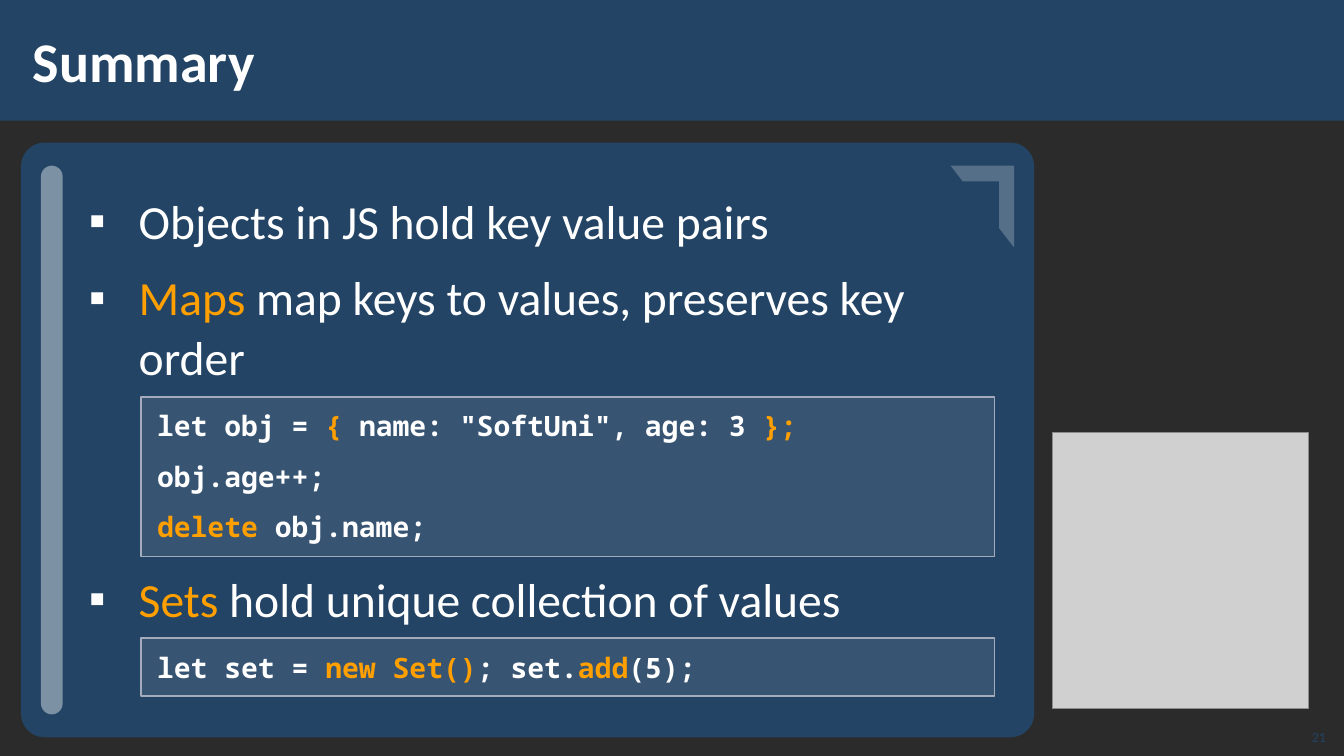
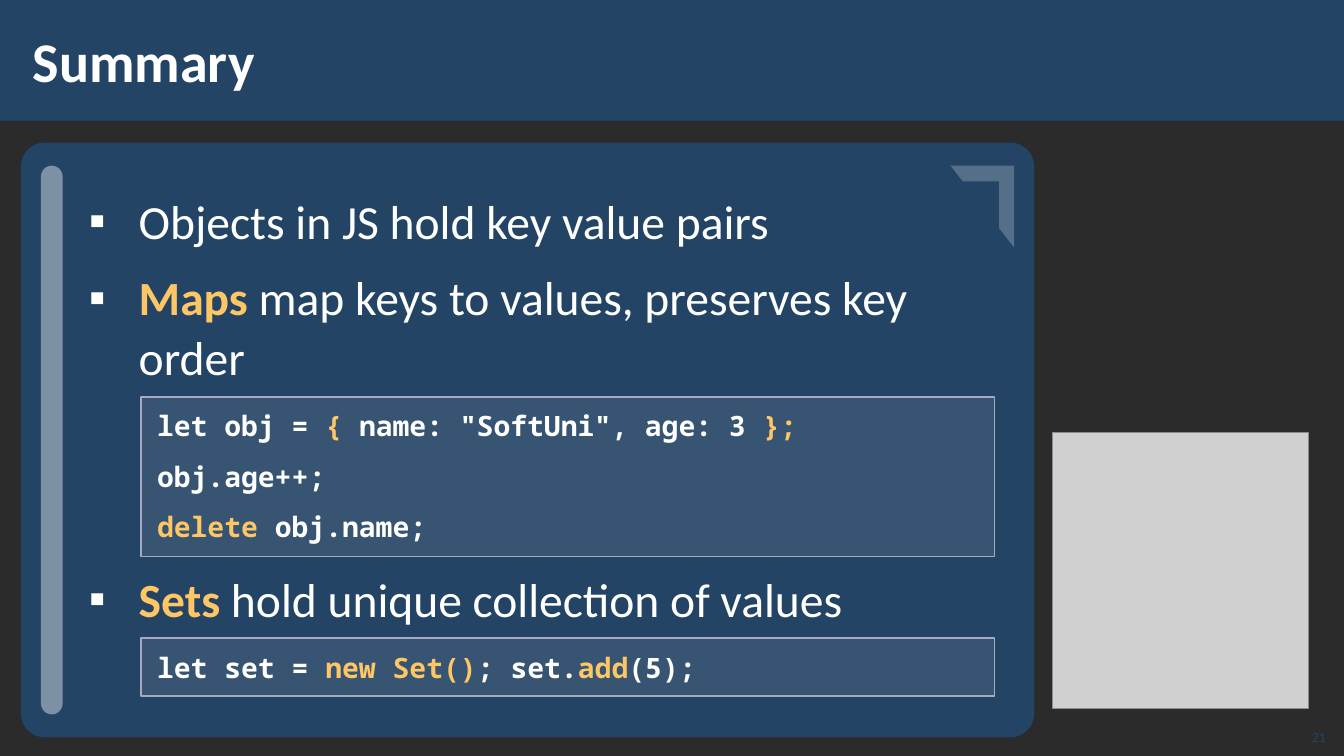
Before and after one commit to SoftUni/SoftUni-Course-Converter, a slide deck: slide 21 of Document-Templates/SoftUni-International-PowerPoint-Template-July-2020.pptx. Drawn at 1344x756 pixels with LibreOffice and Linux fonts; fonts in the diff are those of the drawing; grey boxes stand for pictures; background and template pictures are left out; a plain dark background stands for a picture behind light text. Boxes give left, top, right and bottom in pixels: in the first picture for what was removed or moved away, otherwise in the second. Text is boxed around its words. In the diff, an @@ line names an element or a change of style, - is before the commit and + after.

```diff
--- a/Document-Templates/SoftUni-International-PowerPoint-Template-July-2020.pptx
+++ b/Document-Templates/SoftUni-International-PowerPoint-Template-July-2020.pptx
@@ text at bbox=[139, 282, 907, 625]: text colour #FFA000 to #FFC666, bold on in "Maps", "Sets" @@
@@ text in rectangle at bbox=[157, 414, 746, 544]: text colour #FFA000 to #FFC666 in "{ };", "delete" @@
@@ rectangle "let set = new Set(); ..." at bbox=[141, 638, 994, 697]: text colour #FFA000 to #FFC666 in "new Set(); set.add(5);" @@
```
Also in this commit, not shown: 7 other slides changed, 1 other file.
